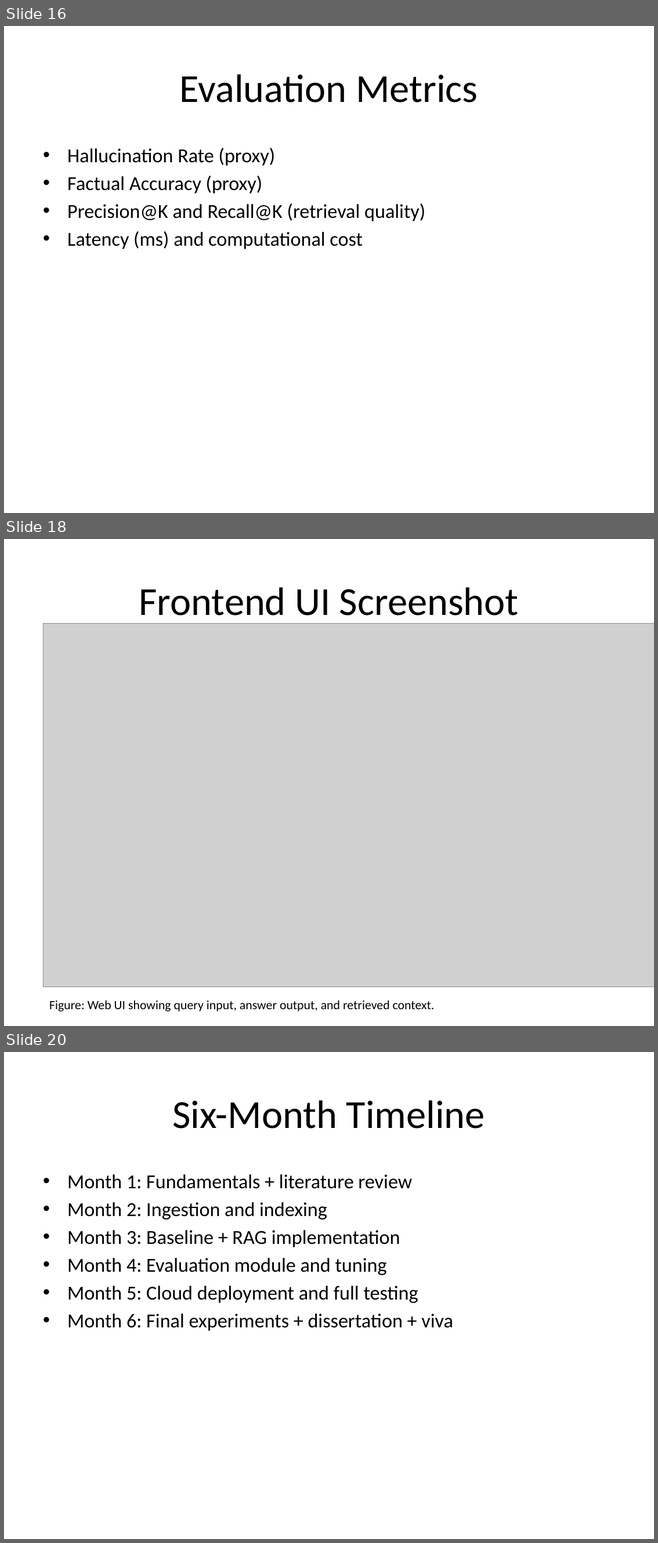
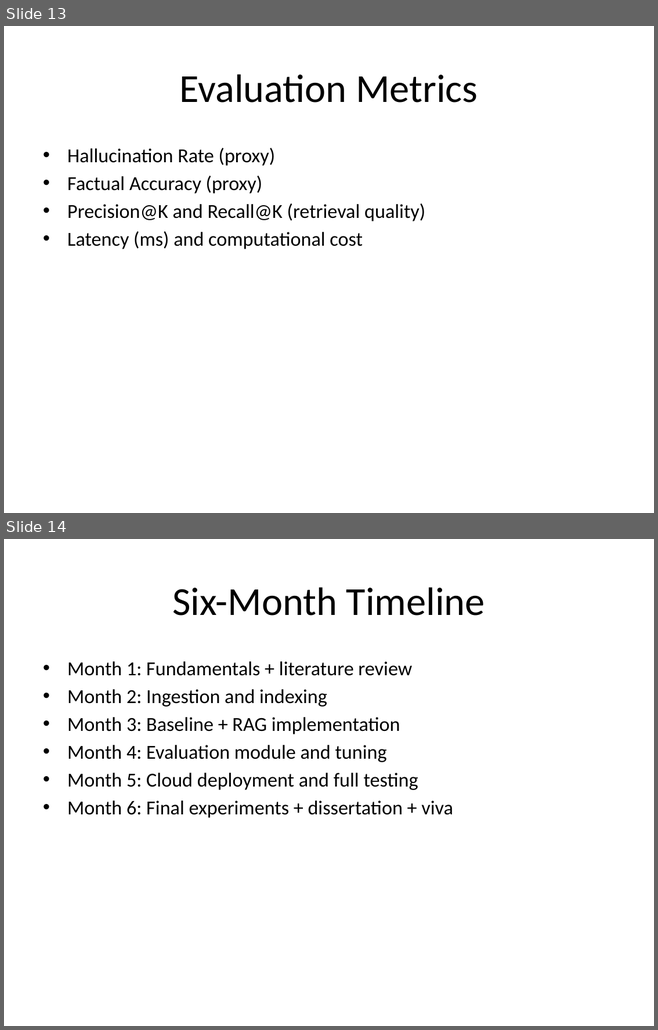
Before and after one commit to sundar0004/-Cloud-Based-RAG, a slide deck: docs/MSc_RAG_Project_Vels_University.pptx. Shown one above the other, each under a label of ours: slides 16, 18 and 20 before the commit, slides 13 and 14 after it; the slides between them are not shown. The pictures are 658x1543 and 658x1030 pixels, drawn with LibreOffice and Linux fonts; fonts in the diff are those of the drawing; grey boxes stand for pictures. Boxes give left, top, right and bottom in pixels: in the first picture for what was removed or moved away, otherwise in the second. Text is boxed around its words. In the diff, an @@ line names an element or a change of style, - is before the commit and + after.

Commit message:
Generate DOCX submission file and resize PPT to 19 slides with screenshots last

```diff
--- a/docs/MSc_RAG_Project_Vels_University.pptx
+++ b/docs/MSc_RAG_Project_Vels_University.pptx
@@ slide 18 removed at box(4, 539, 654, 1026), background #FFFFFF @@
@@ title removed at box(139, 587, 518, 624) @@
-Frontend UI Screenshot
@@ picture removed at box(43, 624, 654, 987) @@
@@ text removed at box(49, 1001, 434, 1012) @@
-Figure: Web UI showing query input, answer output, and retrieved context.
@@ what was slide 16 is now slide 13 @@
@@ what was slide 20 is now slide 14 @@
```
Also in this commit, not shown: 1 slide added, 5 other slides removed, 3 other files.
